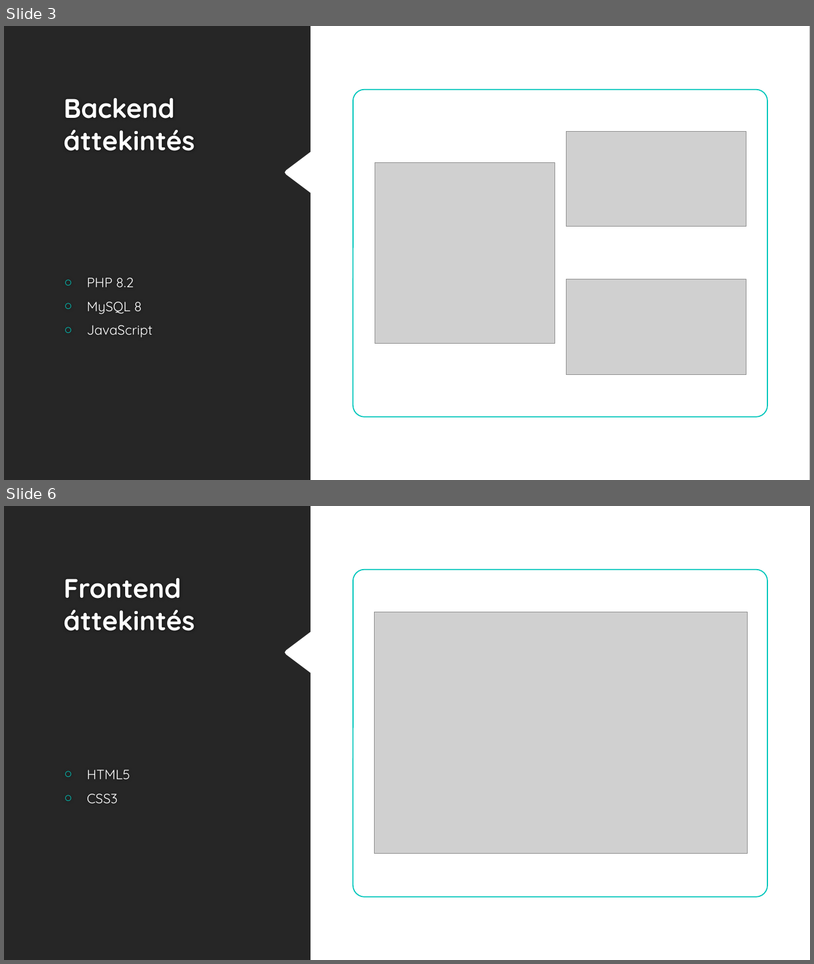
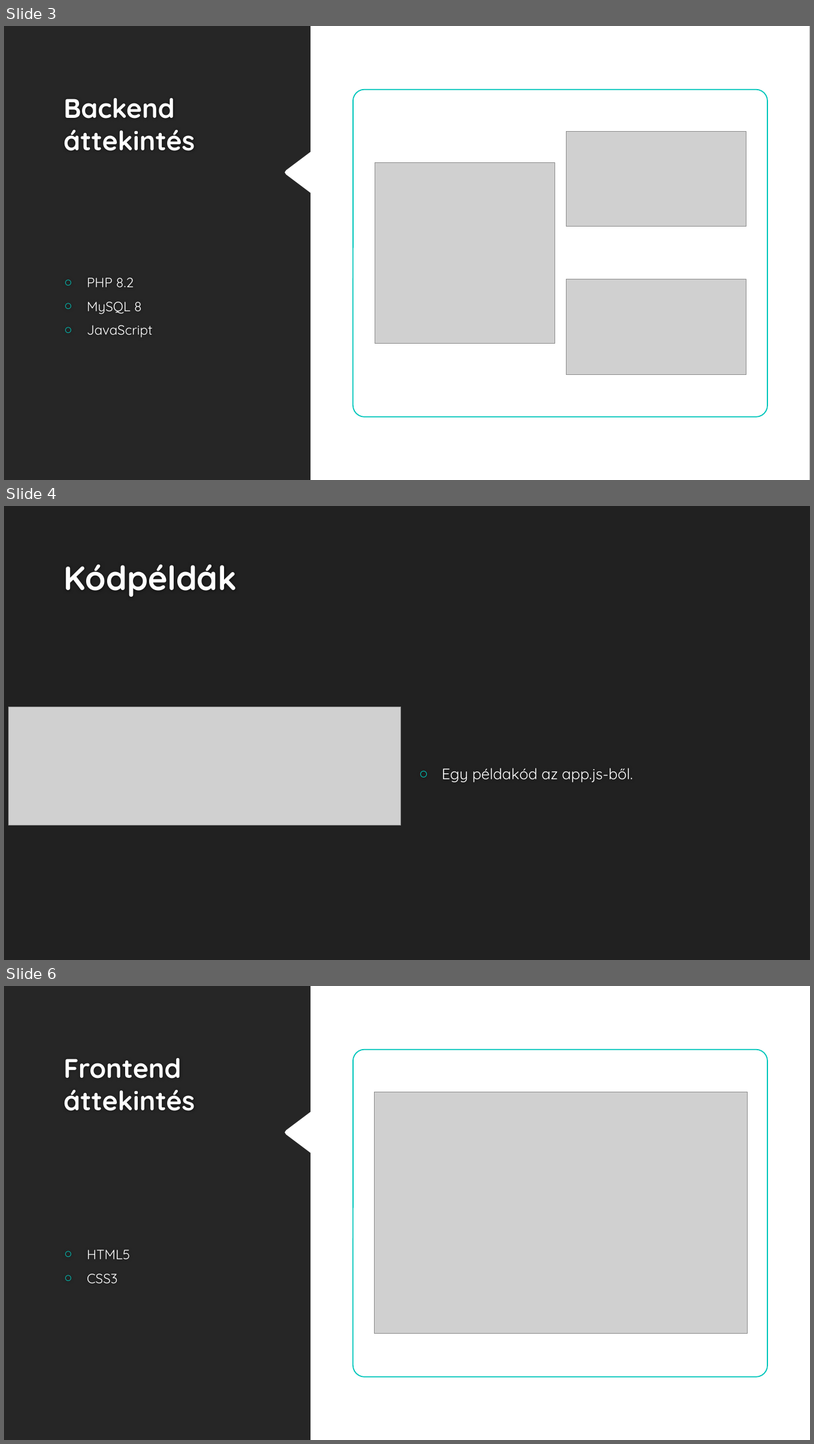
Before and after one commit to Kerozinus/26-27-Szoftver, a slide deck: Races/DUSZA_1126/robotszimulator_vedes_diy.pptx. Shown one above the other, each under a label of ours: slides 3 and 6 before the commit, slides 3, 4 and 6 after it; the slides between them are not shown. The pictures are 814x964 and 814x1444 pixels, drawn with LibreOffice and Linux fonts; fonts in the diff are those of the drawing; grey boxes stand for pictures; background and template pictures are left out. Boxes give left, top, right and bottom in pixels: in the first picture for what was removed or moved away, otherwise in the second. Text is boxed around its words. In the diff, an @@ line names an element or a change of style, - is before the commit and + after.

```diff
--- a/Races/DUSZA_1126/robotszimulator_vedes_diy.pptx
+++ b/Races/DUSZA_1126/robotszimulator_vedes_diy.pptx
@@ slide 4 added at (4,506,810,960), background #212121 @@
@@ title added at (63,564,237,597), 40 pt, text #FEFEFE, bold @@
+Kódpéldák
@@ picture added at (9,707,401,825) @@
@@ text added at (442,768,633,782), 18 pt, text #FFFFFF @@
+○ Egy példakód az app.js-ből.
```
Also in this commit, not shown: 1 other slide added, 2 slides removed, 1 other file.
